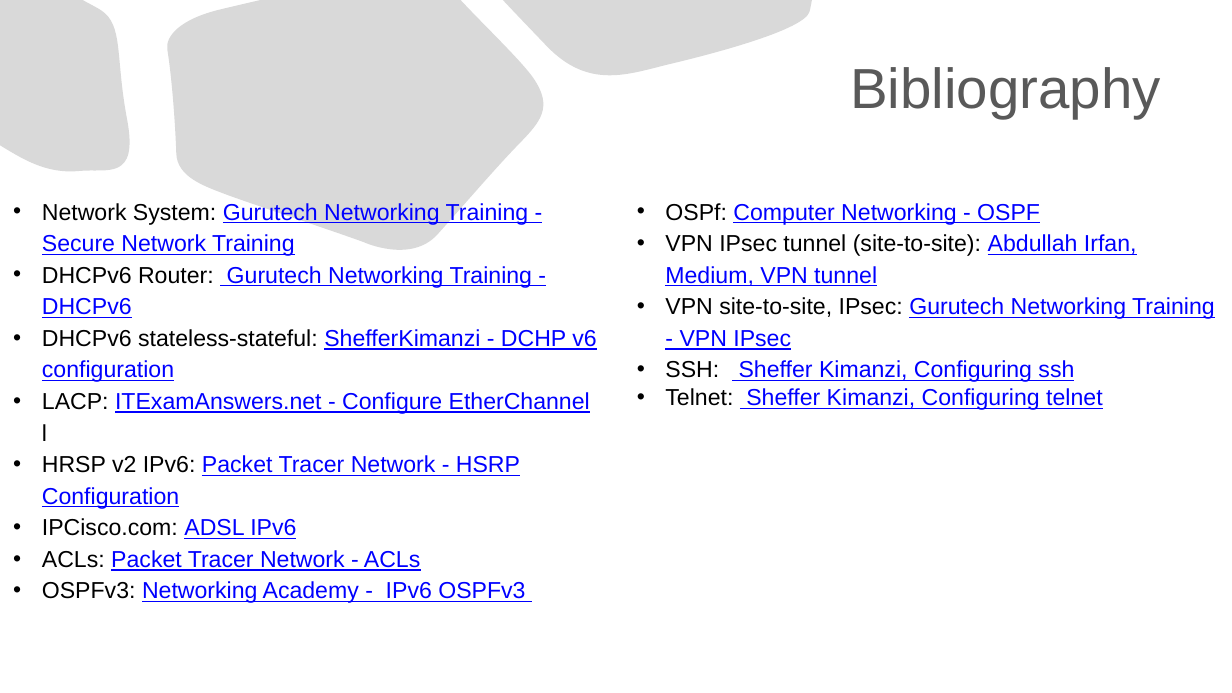
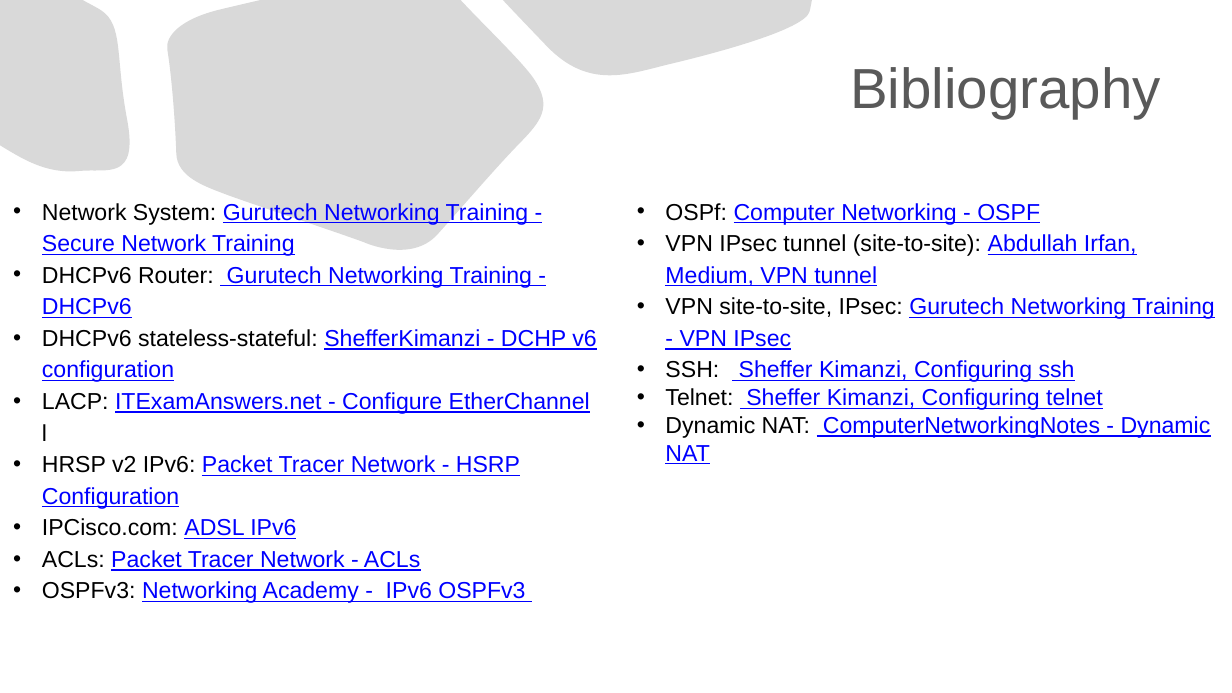
Before and after one commit to Advanced-Diploma-of-IT-Tel-Network-Eng/Assessments, a slide deck: slide 74 of TERM1-BLOCK1/2-ICTNWK541-Configure_Verify_Troubleshoot_WAN_links-IP_services/Assessmet_Task2/Task2/ICTNWK541 Assessment task.pptx (slide 69 before the commit). Drawn at 1232x693 pixels with LibreOffice and Linux fonts; fonts in the diff are those of the drawing. Boxes give left, top, right and bottom in pixels: in the first picture for what was removed or moved away, otherwise in the second. Text is boxed around its words. In the diff, an @@ line names an element or a change of style, - is before the commit and + after.

```diff
--- a/TERM1-BLOCK1/2-ICTNWK541-Configure_Verify_Troubleshoot_WAN_links-IP_services/Assessmet_Task2/Task2/ICTNWK541 Assessment task.pptx
+++ b/TERM1-BLOCK1/2-ICTNWK541-Configure_Verify_Troubleshoot_WAN_links-IP_services/Assessmet_Task2/Task2/ICTNWK541 Assessment task.pptx
@@ text at (665, 416, 1211, 464): paragraph added @@
+• Dynamic NAT: ComputerNetworkingNotes - Dynamic NAT
```
Also in this commit, not shown: 7 other slides changed, 5 slides added, 6 other files.
